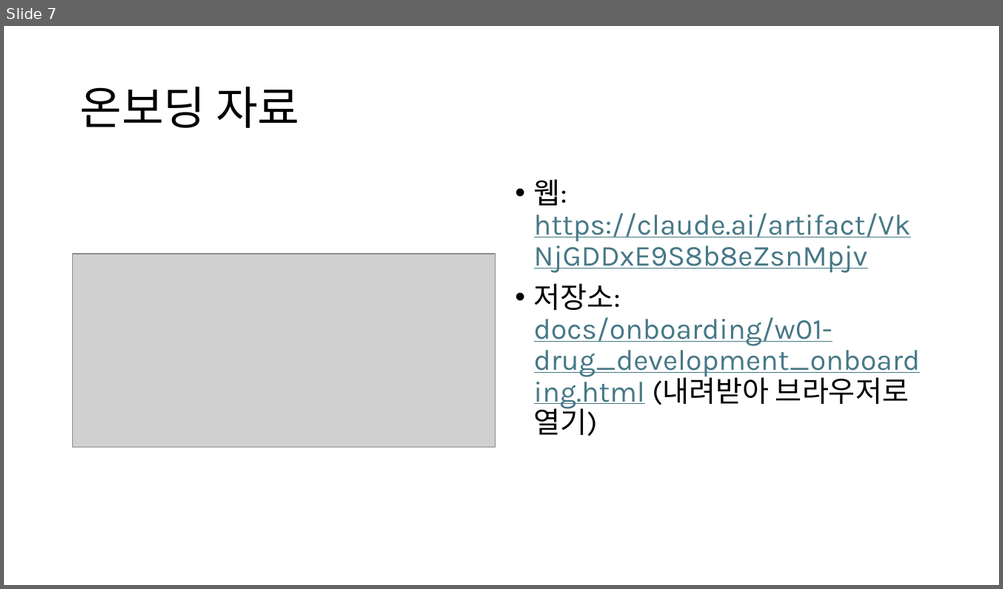
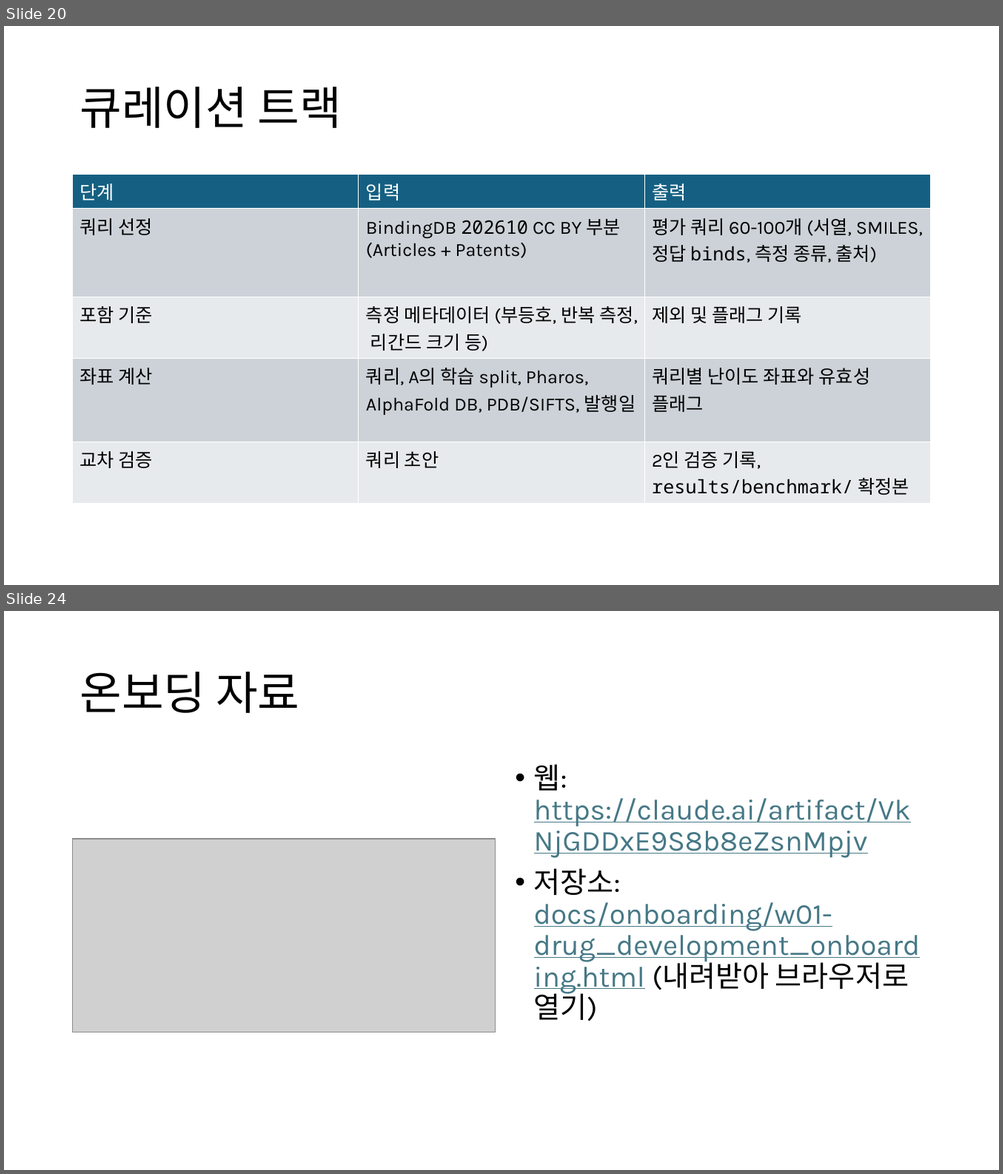
Before and after one commit to Pseudo-Lab/abstain-dti, a slide deck: docs/weekly/w01/w01.pptx. Shown one above the other, each under a label of ours: slide 7 before the commit, slides 20 and 24 after it; the slides between them are not shown. The pictures are 1003x589 and 1003x1174 pixels, drawn with LibreOffice and Linux fonts; fonts in the diff are those of the drawing; grey boxes stand for pictures. Boxes give left, top, right and bottom in pixels: in the first picture for what was removed or moved away, otherwise in the second. Text is boxed around its words. In the diff, an @@ line names an element or a change of style, - is before the commit and + after.

```diff
--- a/docs/weekly/w01/w01.pptx
+++ b/docs/weekly/w01/w01.pptx
@@ slide 20 added at (x1=4, y1=26, x2=999, y2=585), background #FFFFFF @@
@@ title added at (x1=79, y1=87, x2=341, y2=128), 44 pt, text #000000 @@
+큐레이션 트랙
@@ table added at (x1=73, y1=175, x2=930, y2=529), 5 rows, 3 columns @@
+단계 | 입력 | 출력
+쿼리 선정 | BindingDB 202610 CC BY 부분 (Articles + Patents) | 평가 쿼리 60-100개 (서열, SMILES, 정답 binds, 측정 종류, 출처)
+포함 기준 | 측정 메타데이터 (부등호, 반복 측정, 리간드 크기 등) | 제외 및 플래그 기록
+좌표 계산 | 쿼리, A의 학습 split, Pharos, AlphaFold DB, PDB/SIFTS, 발행일 | 쿼리별 난이도 좌표와 유효성 플래그
+교차 검증 | 쿼리 초안 | 2인 검증 기록, results/benchmark/ 확정본
@@ what was slide 7 is now slide 24 @@
```
Also in this commit, not shown: 16 other slides added, 6 other files.
